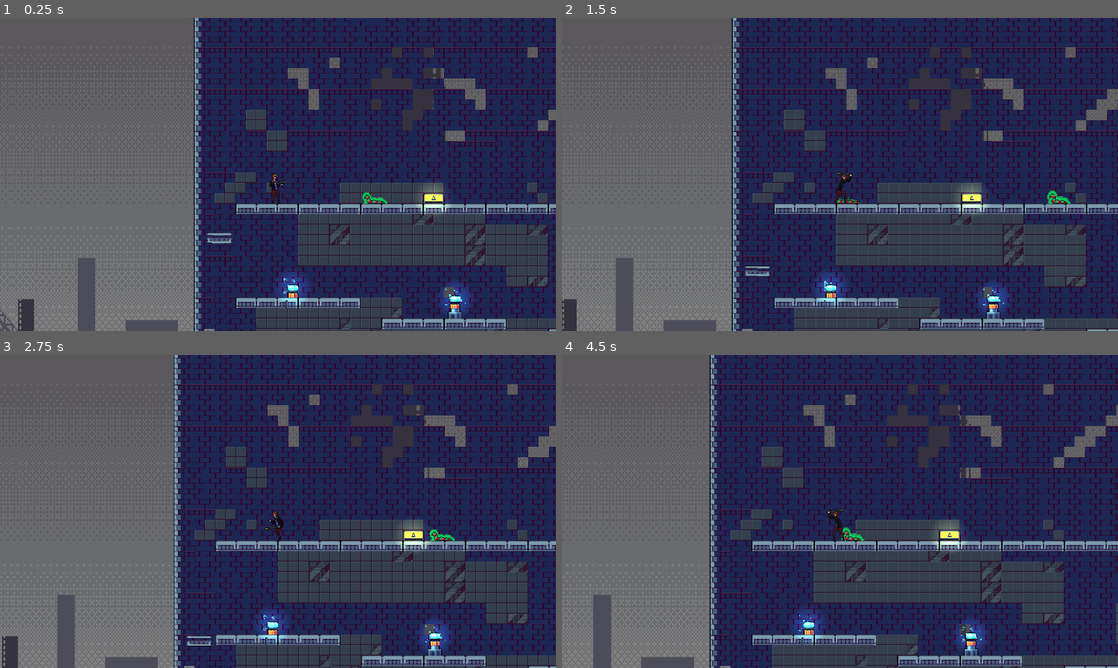
Above: before the commit, frames 1-4 (two rows, left to right).
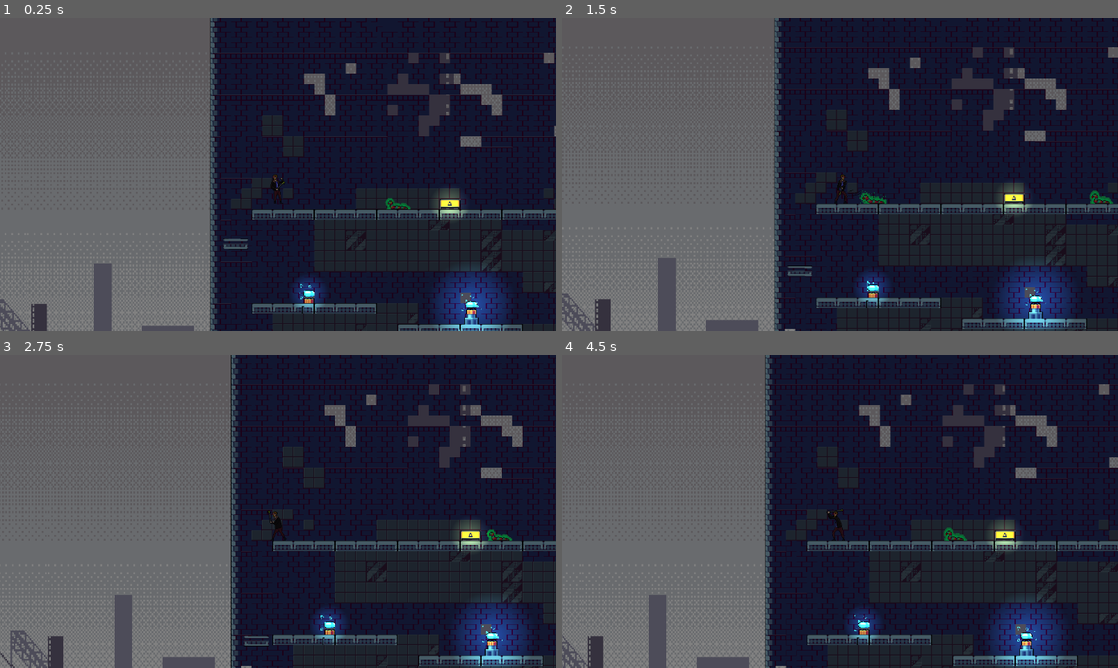
Above: after the commit, the same moments.

Repository: OONstudio/firstOON
Game: Godot game, scene res://escenas/niveles/TowerStation/level_1_1.tscn
Two runs of this game, one before a commit and one after it. Both use one fixed random seed, a clock stepped at 60 frames per second and the inputs below.
Inputs:
- Up to frame 1 (0.25 s): no input
- Up to frame 2 (1.5 s): tap Enter (ui_accept) at 0.5, 0.6, 0.77, 1.07, 1.35 s; hold Right (ui_right) from 0.53 s (still down)
- Up to frame 3 (2.75 s): tap Enter (ui_accept) at 1.52, 1.82, 2.1 s; release Right (ui_right) at 2.03 s; hold Left (ui_left) from 2.03 s (still down)
- Up to frame 4 (4.5 s): release Left (ui_left) at 2.78 s; hold Right (ui_right) 2.78-4.28 s; tap Enter (ui_accept) at 2.85, 3.02, 3.32, 3.6, 3.77, 4.07, 4.35 s; hold Left (ui_left) from 4.28 s (still down)

The runs differ from the first frame. In frame 1, 58% of the frame differs, in the area x 0-100%, y 0-100%; in frame 2, 65%; in frame 3, 65%; in frame 4, 70%.
Error after the commit: Parse Error: Expected indented block after "if" block. (res://escenas/enemigos-LVL-1/zombie.gd:8)

Commit message:
animacion de daño y codigo de daño

Diff:
--- /dev/null
+++ b/escenas/enemigos-LVL-1/enemy.tscn
@@ -0,0 +1,225 @@
+[gd_scene load_steps=32 format=3 uid="uid://f7ogai0xsnhd"]
+
+[ext_resource type="Script" path="res://escenas/enemigos-LVL-1/zombie.gd" id="1_bey4a"]
+[ext_resource type="Texture2D" uid="uid://dogvrojad5bvl" path="res://allSprite/principales/Wild Zombie/Attack_1.png" id="2_q1w57"]
+[ext_resource type="Texture2D" uid="uid://3g2vgdlgp1dn" path="res://allSprite/principales/Wild Zombie/Dead.png" id="3_jq3th"]
+[ext_resource type="Texture2D" uid="uid://b8p6ngbonj716" path="res://allSprite/principales/Wild Zombie/Jump.png" id="4_ne4el"]
+[ext_resource type="Texture2D" uid="uid://c7ofbd8tqp3ll" path="res://allSprite/principales/Wild Zombie/Run.png" id="5_lm8ac"]
+
+[sub_resource type="AtlasTexture" id="AtlasTexture_dk4ru"]
+atlas = ExtResource("2_q1w57")
+region = Rect2(0, 0, 96, 96)
+
+[sub_resource type="AtlasTexture" id="AtlasTexture_btk62"]
+atlas = ExtResource("2_q1w57")
+region = Rect2(96, 0, 96, 96)
+
+[sub_resource type="AtlasTexture" id="AtlasTexture_cwfyn"]
+atlas = ExtResource("2_q1w57")
+region = Rect2(192, 0, 96, 96)
+
+[sub_resource type="AtlasTexture" id="AtlasTexture_hnvkp"]
+atlas = ExtResource("2_q1w57")
+region = Rect2(288, 0, 96, 96)
+
+[sub_resource type="AtlasTexture" id="AtlasTexture_tb1wh"]
+atlas = ExtResource("3_jq3th")
+region = Rect2(0, 0, 96, 96)
+
+[sub_resource type="AtlasTexture" id="AtlasTexture_1r356"]
+atlas = ExtResource("3_jq3th")
+region = Rect2(96, 0, 96, 96)
+
+[sub_resource type="AtlasTexture" id="AtlasTexture_0qmnp"]
+atlas = ExtResource("3_jq3th")
+region = Rect2(192, 0, 96, 96)
+
+[sub_resource type="AtlasTexture" id="AtlasTexture_prn8q"]
+atlas = ExtResource("3_jq3th")
+region = Rect2(288, 0, 96, 96)
+
+[sub_resource type="AtlasTexture" id="AtlasTexture_o8nbd"]
+atlas = ExtResource("3_jq3th")
+region = Rect2(384, 0, 96, 96)
+
+[sub_resource type="AtlasTexture" id="AtlasTexture_fbhw6"]
+atlas = ExtResource("4_ne4el")
+region = Rect2(0, 0, 96, 96)
+
+[sub_resource type="AtlasTexture" id="AtlasTexture_wbkxd"]
+atlas = ExtResource("4_ne4el")
+region = Rect2(96, 0, 96, 96)
+
+[sub_resource type="AtlasTexture" id="AtlasTexture_buk1q"]
+atlas = ExtResource("4_ne4el")
+region = Rect2(192, 0, 96, 96)
+
+[sub_resource type="AtlasTexture" id="AtlasTexture_vnhrh"]
+atlas = ExtResource("4_ne4el")
+region = Rect2(288, 0, 96, 96)
+
+[sub_resource type="AtlasTexture" id="AtlasTexture_ruecx"]
+atlas = ExtResource("4_ne4el")
+region = Rect2(384, 0, 96, 96)
+
+[sub_resource type="AtlasTexture" id="AtlasTexture_yeq4n"]
+atlas = ExtResource("4_ne4el")
+region = Rect2(480, 0, 96, 96)
+
+[sub_resource type="AtlasTexture" id="AtlasTexture_ugqk6"]
+atlas = ExtResource("5_lm8ac")
+region = Rect2(0, 0, 96, 96)
+
+[sub_resource type="AtlasTexture" id="AtlasTexture_wbwo8"]
+atlas = ExtResource("5_lm8ac")
+region = Rect2(96, 0, 96, 96)
+
+[sub_resource type="AtlasTexture" id="AtlasTexture_44nvq"]
+atlas = ExtResource("5_lm8ac")
+region = Rect2(192, 0, 96, 96)
+
+[sub_resource type="AtlasTexture" id="AtlasTexture_h7j44"]
+atlas = ExtResource("5_lm8ac")
+region = Rect2(288, 0, 96, 96)
+
+[sub_resource type="AtlasTexture" id="AtlasTexture_5pcju"]
+atlas = ExtResource("5_lm8ac")
+region = Rect2(384, 0, 96, 96)
+
+[sub_resource type="AtlasTexture" id="AtlasTexture_gj6ih"]
+atlas = ExtResource("5_lm8ac")
+region = Rect2(480, 0, 96, 96)
+
+[sub_resource type="AtlasTexture" id="AtlasTexture_71dh3"]
+atlas = ExtResource("5_lm8ac")
+region = Rect2(576, 0, 96, 96)
+
+[sub_resource type="AtlasTexture" id="AtlasTexture_hmp8a"]
+atlas = ExtResource("5_lm8ac")
+region = Rect2(672, 0, 96, 96)
+
+[sub_resource type="SpriteFrames" id="SpriteFrames_oy7um"]
+animations = [{
+"frames": [{
+"duration": 1.0,
+"texture": SubResource("AtlasTexture_dk4ru")
+}, {
+"duration": 1.0,
+"texture": SubResource("AtlasTexture_btk62")
+}, {
+"duration": 1.0,
+"texture": SubResource("AtlasTexture_cwfyn")
+}, {
+"duration": 1.0,
+"texture": SubResource("AtlasTexture_hnvkp")
+}],
+"loop": true,
+"name": &"attack",
+"speed": 8.0
+}, {
+"frames": [{
+"duration": 1.0,
+"texture": SubResource("AtlasTexture_tb1wh")
+}, {
+"duration": 1.0,
+"texture": SubResource("AtlasTexture_1r356")
+}, {
+"duration": 1.0,
+"texture": SubResource("AtlasTexture_0qmnp")
+}, {
+"duration": 1.0,
+"texture": SubResource("AtlasTexture_prn8q")
+}, {
+"duration": 1.0,
+"texture": SubResource("AtlasTexture_o8nbd")
+}],
+"loop": true,
+"name": &"dead",
+"speed": 8.0
+}, {
+"frames": [{
+"duration": 1.0,
+"texture": SubResource("AtlasTexture_fbhw6")
+}, {
+"duration": 1.0,
+"texture": SubResource("AtlasTexture_wbkxd")
+}, {
+"duration": 1.0,
+"texture": SubResource("AtlasTexture_buk1q")
+}, {
+"duration": 1.0,
+"texture": SubResource("AtlasTexture_vnhrh")
+}, {
+"duration": 1.0,
+"texture": SubResource("AtlasTexture_ruecx")
+}, {
+"duration": 1.0,
+"texture": SubResource("AtlasTexture_yeq4n")
+}],
+"loop": true,
+"name": &"jump",
+"speed": 7.0
+}, {
+"frames": [{
+"duration": 1.0,
+"texture": SubResource("AtlasTexture_ugqk6")
+}, {
+"duration": 1.0,
+"texture": SubResource("AtlasTexture_wbwo8")
+}, {
+"duration": 1.0,
+"texture": SubResource("AtlasTexture_44nvq")
+}, {
+"duration": 1.0,
+"texture": SubResource("AtlasTexture_h7j44")
+}, {
+"duration": 1.0,
+"texture": SubResource("AtlasTexture_5pcju")
+}, {
+"duration": 1.0,
+"texture": SubResource("AtlasTexture_gj6ih")
+}, {
+"duration": 1.0,
+"texture": SubResource("AtlasTexture_71dh3")
+}, {
+"duration": 1.0,
+"texture": SubResource("AtlasTexture_hmp8a")
+}],
+"loop": true,
+"name": &"run",
+"speed": 12.0
+}]
+
+[sub_resource type="RectangleShape2D" id="RectangleShape2D_a6235"]
+size = Vector2(21, 42)
+
+[sub_resource type="RectangleShape2D" id="RectangleShape2D_k75f3"]
+size = Vector2(19, 27)
+
+[node name="enemy" type="CharacterBody2D"]
+script = ExtResource("1_bey4a")
+
+[node name="AnimatedSprite2D" type="AnimatedSprite2D" parent="."]
+texture_filter = 1
+position = Vector2(-7, -6)
+scale = Vector2(0.854167, 0.875)
+sprite_frames = SubResource("SpriteFrames_oy7um")
+animation = &"attack"
+frame = 1
+frame_progress = 0.325875
+
+[node name="CollisionShape2D" type="CollisionShape2D" parent="."]
+visible = false
+position = Vector2(8, 27)
+shape = SubResource("RectangleShape2D_a6235")
+
+[node name="RayCast2D" type="RayCast2D" parent="."]
+position = Vector2(24, 37)
+target_position = Vector2(0, 31)
+
+[node name="Area2D" type="Area2D" parent="."]
+visible = false
+
+[node name="CollisionShape2D" type="CollisionShape2D" parent="Area2D"]
+position = Vector2(23, 27)
+shape = SubResource("RectangleShape2D_k75f3")
--- a/escenas/enemigos-LVL-1/trap.tscn
+++ b/escenas/enemigos-LVL-1/trap.tscn
@@ -4,6 +4,21 @@
 
 [sub_resource type="RectangleShape2D" id="RectangleShape2D_ocjqa"]
 size = Vector2(20, 34)
+
+[sub_resource type="Animation" id="Animation_v4xtl"]
+length = 0.001
+tracks/0/type = "value"
+tracks/0/imported = false
+tracks/0/enabled = true
+tracks/0/path = NodePath("Sprite2D:frame")
+tracks/0/interp = 1
+tracks/0/loop_wrap = true
+tracks/0/keys = {
+"times": PackedFloat32Array(0),
+"transitions": PackedFloat32Array(1),
+"update": 1,
+"values": [0]
+}
 
 [sub_resource type="Animation" id="Animation_orldt"]
 resource_name = "trap"
@@ -20,21 +35,6 @@
 "transitions": PackedFloat32Array(1, 1, 1),
 "update": 1,
 "values": [0, 1, 2]
-}
-
-[sub_resource type="Animation" id="Animation_v4xtl"]
-length = 0.001
-tracks/0/type = "value"
-tracks/0/imported = false
-tracks/0/enabled = true
-tracks/0/path = NodePath("Sprite2D:frame")
-tracks/0/interp = 1
-tracks/0/loop_wrap = true
-tracks/0/keys = {
-"times": PackedFloat32Array(0),
-"transitions": PackedFloat32Array(1),
-"update": 1,
-"values": [0]
 }
 
 [sub_resource type="AnimationLibrary" id="AnimationLibrary_m15xr"]
@@ -69,7 +69,9 @@
 hframes = 4
 
 [node name="luz false trap4" type="PointLight2D" parent="."]
+texture_filter = 1
 position = Vector2(0, -7)
 color = Color(0.464844, 0.996094, 0.996094, 1)
-energy = 1.21
+energy = 1.4
 texture = SubResource("GradientTexture2D_nnc2y")
+texture_scale = 2.2
--- /dev/null
+++ b/escenas/enemigos-LVL-1/zombie.gd
@@ -0,0 +1,25 @@
+func _process(delta):
+	velocity.y += gravity * delta
+	velocity = move_and_slide(velocity, Vector2(0, -1))
+
+	if is_on_floor() and randf() < 0.01 and not is_attacking:
+		jump()
+
+	if is_attacking:
+		# Lógica de ataque aquí
+
+func jump():
+	velocity.y = jump_force
+
+func _on_Area2D_body_entered(body):
+	if body.is_in_group("player"):
+		is_attacking = true
+
+func _on_Area2D_body_exited(body):
+	if body.is_in_group("player"):
+		is_attacking = false
+
+func _on_RayCast2D_body_entered(body):
+	# Detecta precipicios y gira enemigo
+	if body.is_in_group("ground"):
+		velocity.x *= -1
--- a/escenas/niveles/TowerStation/level_1_1.tscn
+++ b/escenas/niveles/TowerStation/level_1_1.tscn
@@ -1,10 +1,11 @@
-[gd_scene load_steps=6 format=3 uid="uid://cirdb5ac3n4nl"]
+[gd_scene load_steps=7 format=3 uid="uid://cirdb5ac3n4nl"]
 
 [ext_resource type="PackedScene" uid="uid://ctlbxfe1pgga3" path="res://escenas/niveles/TowerStation/tile_map.tscn" id="1_jmyqc"]
 [ext_resource type="PackedScene" uid="uid://bc0d7dudkr4a4" path="res://escenas/enemigos-LVL-1/snake.tscn" id="3_ir0gx"]
 [ext_resource type="PackedScene" uid="uid://cvgjd54v0lbvp" path="res://escenas/niveles/TowerStation/parallax_background.tscn" id="4_b0a2g"]
 [ext_resource type="PackedScene" uid="uid://cirykxmonhjg7" path="res://escenas/enemigos-LVL-1/trap.tscn" id="5_rabdp"]
 [ext_resource type="PackedScene" uid="uid://dviqo8d6y2vrs" path="res://escenas/personaje joe P/joe_p.tscn" id="5_w0ui2"]
+[ext_resource type="PackedScene" uid="uid://f7ogai0xsnhd" path="res://escenas/enemigos-LVL-1/enemy.tscn" id="6_m84fv"]
 
 [node name="level 1-1" type="Node2D"]
 position = Vector2(6, -1)
@@ -28,3 +29,9 @@
 
 [node name="joe_p" parent="." instance=ExtResource("5_w0ui2")]
 position = Vector2(265, 59)
+
+[node name="snake4" parent="." instance=ExtResource("3_ir0gx")]
+position = Vector2(308, 350)
+
+[node name="enemy" parent="." instance=ExtResource("6_m84fv")]
+position = Vector2(698, 552)
--- a/escenas/niveles/TowerStation/tile_map.tscn
+++ b/escenas/niveles/TowerStation/tile_map.tscn
@@ -1434,5 +1434,5 @@
 
 [node name="DirectionalLight2D" type="DirectionalLight2D" parent="."]
 color = Color(0.521569, 0.490196, 0.490196, 1)
-energy = 0.2
+energy = 0.97
 blend_mode = 1
--- a/escenas/personaje joe P/joe_p.gd
+++ b/escenas/personaje joe P/joe_p.gd
@@ -3,19 +3,18 @@
 var velocidad : int = 170
 var salto : int = 250
 var gravedad : int = 500
-var atacar : bool = false
+var hitplayer = false
 
 
 
 func _ready():
-
+	hit()
 	$Area2D/CollisionShape2D.disabled = true
 
 func _physics_process(delta):
 
 	velocity.y += gravedad*delta
-
-	if not atacar:
+	if !hitplayer:
 		if Input.is_action_pressed("ui_right"):
 			$CollisionJP.position.x = 1
 			$Area2D.position.x = 0
@@ -34,21 +33,23 @@
 		if is_on_floor():
 			if  Input.is_action_just_pressed("ui_up"):
 				velocity.y = -salto
-			if Input.is_action_just_pressed("ui_accept"):
-				atacar = true
-
-		move_and_slide()
-	else:
-		$animacionesJP.play("attack2")
-		$Area2D/CollisionShape2D.disabled = false
-		await ($animacionesJP.animation_looped)
-		$Area2D/CollisionShape2D.disabled = true
-		atacar = false
+		else:
+			if Input.is_action_just_released("ui_up"):
+				velocity.y += 6000*delta
 
 
+		animaciones()
 
+	move_and_slide()
 
-	animaciones()
+func _input(event):
+	if Input.is_action_just_pressed("ui_accept") and !hitplayer:
+		set_physics_process(false)
+		$animacionesJP.play("attack2")
+		$Area2D/CollisionShape2D.disabled= false
+		await $animacionesJP.animation_finished
+		$Area2D/CollisionShape2D.disabled= true
+		set_physics_process(true)
 
 func animaciones():
 	if is_on_floor():
@@ -58,7 +59,22 @@
 			$animacionesJP.play("idle")
 
 	else:
-		$animacionesJP.play("jump")
+		if velocity.y <0:
+			$animacionesJP.play("jump")
+
+func hit():
+	hitplayer = true
+	velocity = Vector2.ZERO
+	if !$animacionesJP.flip_h:
+		velocity = Vector2 (-100,-100)
+
+	else:
+		velocity = Vector2 (100,-100)
+
+	$animacionesJP.play("hurt")
+	await $animacionesJP.animation_finished
+	velocity = Vector2.ZERO
+	hitplayer= false
 
 
 func _on_area_2d_body_entered(body):
--- a/escenas/personaje joe P/joe_p.tscn
+++ b/escenas/personaje joe P/joe_p.tscn
@@ -204,7 +204,7 @@
 "duration": 1.0,
 "texture": SubResource("AtlasTexture_gt30e")
 }],
-"loop": true,
+"loop": false,
 "name": &"attack1",
 "speed": 9.0
 }, {
@@ -224,7 +224,7 @@
 "duration": 1.0,
 "texture": SubResource("AtlasTexture_n047f")
 }],
-"loop": true,
+"loop": false,
 "name": &"attack2",
 "speed": 9.0
 }, {
@@ -252,7 +252,7 @@
 "duration": 1.0,
 "texture": SubResource("AtlasTexture_r40ep")
 }],
-"loop": true,
+"loop": false,
 "name": &"hurt",
 "speed": 5.0
 }, {
@@ -303,7 +303,7 @@
 }],
 "loop": true,
 "name": &"jump",
-"speed": 7.0
+"speed": 9.0
 }, {
 "frames": [{
 "duration": 1.0,
@@ -374,7 +374,8 @@
 texture_filter = 1
 scale = Vector2(0.7, 0.7)
 sprite_frames = SubResource("SpriteFrames_exaqx")
-animation = &"attack2"
+animation = &"hurt"
+frame_progress = 0.648621
 
 [node name="CollisionJP" type="CollisionShape2D" parent="."]
 position = Vector2(1, 21)
Binary file added: allSprite/principales/Wild Zombie/Attack_1.png
Not shown, added: allSprite/principales/Wild Zombie/Attack_1.png.import
Binary file added: allSprite/principales/Wild Zombie/Attack_2.png
Not shown, added: allSprite/principales/Wild Zombie/Attack_2.png.import
Binary file added: allSprite/principales/Wild Zombie/Attack_3.png
Not shown, added: allSprite/principales/Wild Zombie/Attack_3.png.import
Binary file added: allSprite/principales/Wild Zombie/Dead.png
Not shown, added: allSprite/principales/Wild Zombie/Dead.png.import
Binary file added: allSprite/principales/Wild Zombie/Eating.png
Not shown, added: allSprite/principales/Wild Zombie/Eating.png.import
Binary file added: allSprite/principales/Wild Zombie/Hurt.png
Not shown, added: allSprite/principales/Wild Zombie/Hurt.png.import
(and 8 more such lines)
